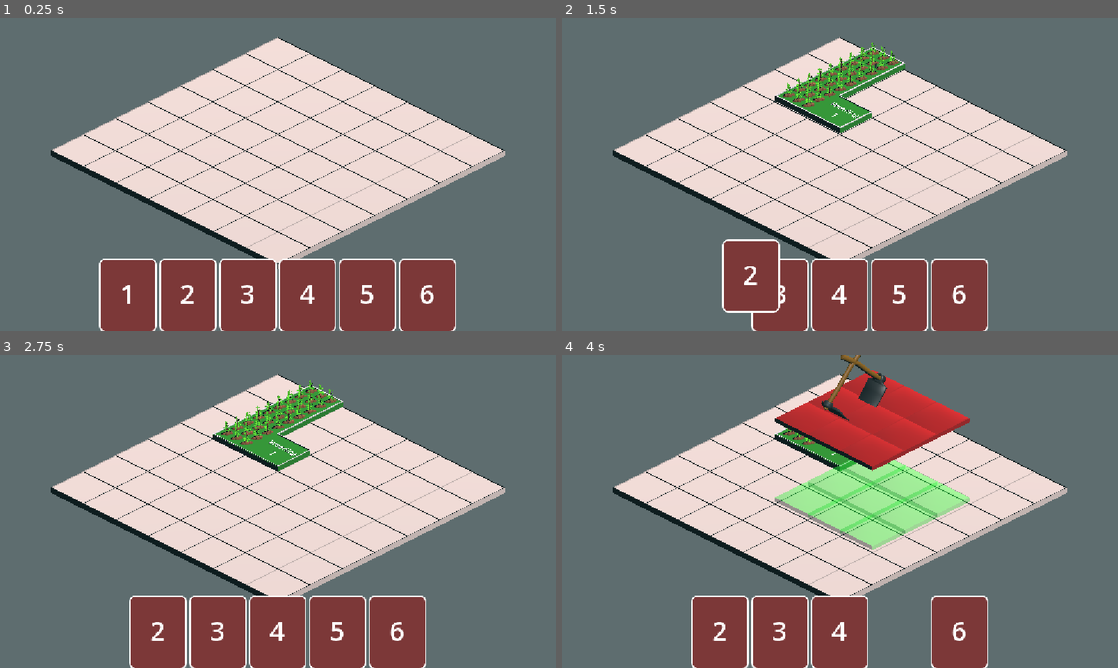
Above: before the commit, frames 1-4 (two rows, left to right).
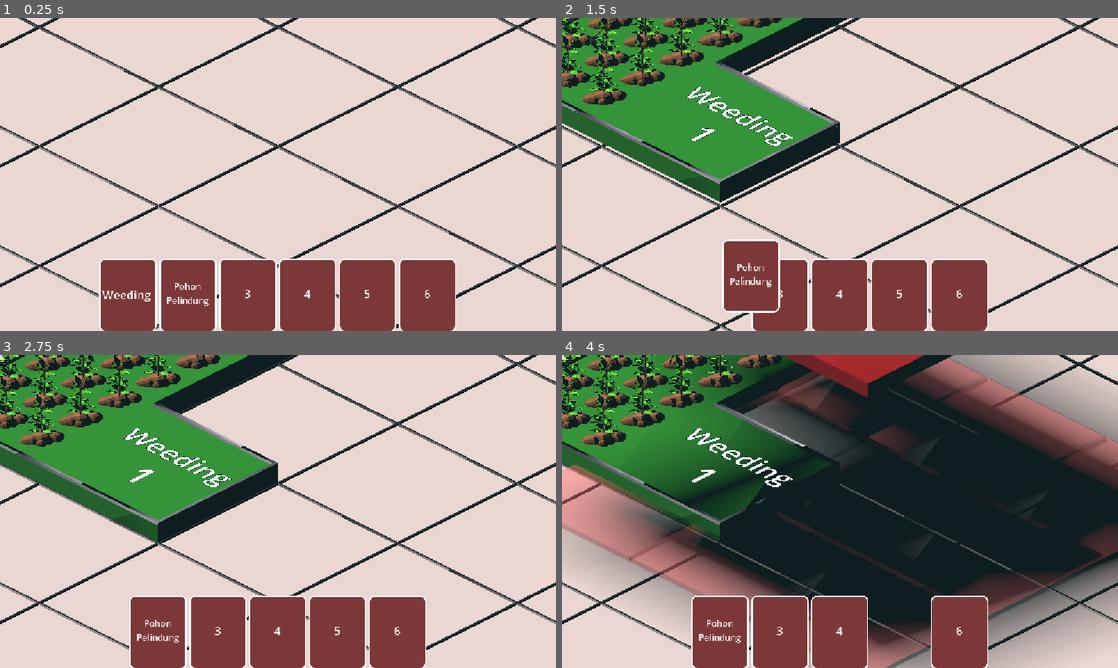
Above: after the commit, the same moments.

Repository: ATHARAIF/GHM-STUDIO
Game: Godot game, scene res://scenes/grounds/ground.tscn
The game is run twice, just before and just after one commit, with the same random seed, the same clock (stepped at 60 frames per second) and the same inputs.
Inputs (mouse positions are in pixels of both pictures, inside the frame that each line leads up to):
- Up to frame 1 (0.25 s): no input
- Up to frame 2 (1.5 s): tap Enter at 0.5 s; drag from (689, 293) to (895, 105) at 0.52 s; drag from (717, 293) to (812, 237) at 1.27 s
- Up to frame 3 (2.75 s): move the mouse to (216, 630) at 2.02 s; tap R (rotate) at 2.1 s; click (216, 630) at 2.17 s
- Up to frame 4 (4 s): tap Space at 2.75 s; drag from (840, 630) to (673, 464) at 2.77 s; drag from (901, 630) to (867, 511) at 3.52 s

The runs differ from the first frame. In frame 1, 59% of the frame differs, in the area x 0-100%, y 0-100%; in frame 2, 72%; in frame 3, 71%; in frame 4, 89%.

Commit message:
[CREATE] Model Gudang Level 1

Diff:
--- a/scenes/cards/card_hand.tscn
+++ b/scenes/cards/card_hand.tscn
@@ -11,7 +11,10 @@
 [sub_resource type="Theme" id="Theme_ybjhs"]
 
 [sub_resource type="LabelSettings" id="LabelSettings_ybjhs"]
-font_size = 54
+font_size = 24
+
+[sub_resource type="LabelSettings" id="LabelSettings_ryfwb"]
+font_size = 18
 
 [node name="CardHand" type="HBoxContainer" unique_id=1143458886]
 anchors_preset = 7
@@ -29,37 +32,38 @@
 theme = SubResource("Theme_ybjhs")
 alignment = 1
 
-[node name="card_weeding" parent="." unique_id=914919374 instance=ExtResource("1_cklld")]
+[node name="Weeding" parent="." unique_id=914919374 instance=ExtResource("1_cklld")]
 custom_minimum_size = Vector2(120, 150)
 layout_mode = 2
 tile_scene = ExtResource("4_wnc42")
 fade_duration = 0.1
 return_duration = 0.2
 
-[node name="Label" type="Label" parent="card_weeding" unique_id=1904207943]
+[node name="Label" type="Label" parent="Weeding" unique_id=1904207943]
 layout_mode = 0
-offset_left = 39.0
-offset_top = 36.0
-offset_right = 79.0
-offset_bottom = 110.0
-text = "1"
+offset_left = 6.0
+offset_top = 38.0
+offset_right = 107.0
+offset_bottom = 112.0
+text = "Weeding"
 label_settings = SubResource("LabelSettings_ybjhs")
 horizontal_alignment = 1
 vertical_alignment = 1
 
-[node name="Card2" parent="." unique_id=1168549735 instance=ExtResource("1_cklld")]
+[node name="Pohon pelindung" parent="." unique_id=1168549735 instance=ExtResource("1_cklld")]
 custom_minimum_size = Vector2(120, 150)
 layout_mode = 2
 tile_scene = ExtResource("3_sn7xr")
 
-[node name="Label" type="Label" parent="Card2" unique_id=1561940879]
+[node name="Label" type="Label" parent="Pohon pelindung" unique_id=1561940879]
 layout_mode = 0
-offset_left = 39.0
+offset_left = 15.0
 offset_top = 36.0
-offset_right = 79.0
+offset_right = 102.0
 offset_bottom = 110.0
-text = "2"
-label_settings = SubResource("LabelSettings_ybjhs")
+text = "Pohon
+Pelindung"
+label_settings = SubResource("LabelSettings_ryfwb")
 horizontal_alignment = 1
 vertical_alignment = 1
 
--- /dev/null
+++ b/scenes/environtment/warehouse.tscn
@@ -0,0 +1,5 @@
+[gd_scene format=3 uid="uid://d4k66hgy7flsd"]
+
+[ext_resource type="PackedScene" uid="uid://dqfuy4weq0vhj" path="res://assets/3D/buildings/warehouse.glb" id="1_2mvx0"]
+
+[node name="warehouse" unique_id=1577510470 instance=ExtResource("1_2mvx0")]
--- a/scenes/grounds/ground.tscn
+++ b/scenes/grounds/ground.tscn
@@ -90,12 +90,13 @@
 [node name="Camera3D" type="Camera3D" parent="." unique_id=395652961]
 transform = Transform3D(0.7071068, 0.3535534, -0.61237246, 0, 0.8660254, 0.50000006, 0.7071068, -0.3535534, 0.61237246, -16, 12.540001, 16)
 projection = 1
-size = 6.828
+size = 1.852
 
 [node name="DirectionalLight3D" type="DirectionalLight3D" parent="." unique_id=1108854080]
-transform = Transform3D(1, 0, 0, 0, 0.49999997, 0.86602545, 0, -0.86602545, 0.49999997, 0, 10, 12)
+transform = Transform3D(-0.12940955, 0.9659258, -0.22414389, 0.48296297, 0.25881907, 0.83651626, 0.8660254, 0, -0.50000006, -11, 5, -7)
 light_color = Color(1, 0.92, 0.92, 1)
 light_energy = 0.9
+shadow_enabled = true
 
 [node name="tile_grounds" type="Node3D" parent="." unique_id=865124454]
 
--- a/scenes/tiles/tile_card_2.tscn
+++ b/scenes/tiles/tile_card_2.tscn
@@ -1,6 +1,8 @@
 [gd_scene format=4 uid="uid://p28gc2yns503"]
 
 [ext_resource type="PackedScene" uid="uid://cjasilgvq4hxk" path="res://scenes/animated/moving_cube.tscn" id="1_767vw"]
+[ext_resource type="PackedScene" uid="uid://bdk741fhg4k35" path="res://assets/3D/environtment/tree/tree.glb" id="1_lmxkq"]
+[ext_resource type="PackedScene" uid="uid://dqfuy4weq0vhj" path="res://assets/3D/buildings/warehouse.glb" id="3_or161"]
 
 [sub_resource type="StandardMaterial3D" id="StandardMaterial3D_08wly"]
 resource_name = "Material"
@@ -35,16 +37,16 @@
 [node name="TileTest2" type="MeshInstance3D" parent="base tile" unique_id=1909925473]
 mesh = SubResource("ArrayMesh_08wly")
 
-[node name="TileTest5" type="MeshInstance3D" parent="base tile" unique_id=1007758836]
-transform = Transform3D(1, 0, 0, 0, 1, 0, 0, 0, 1, -1, 0, -1)
-mesh = SubResource("ArrayMesh_08wly")
-
-[node name="TileTest3" type="MeshInstance3D" parent="base tile" unique_id=1946115975]
-transform = Transform3D(1, 0, 0, 0, 1, 0, 0, 0, 1, -1, 0, -2)
-mesh = SubResource("ArrayMesh_08wly")
-
 [node name="decoration" type="Node3D" parent="." unique_id=1116567539]
 transform = Transform3D(1, 0, 0, 0, 1, 0, 0, 0, 1, 0, 0.090809196, 0)
 
+[node name="tree" parent="decoration" unique_id=1667725717 instance=ExtResource("1_lmxkq")]
+transform = Transform3D(0.70710677, 0.70710677, 0, -0.70710677, 0.70710677, 0, 0, 0, 1, 0, -0.090809196, -1)
+visible = false
+
 [node name="animation_test" parent="decoration" unique_id=1362533509 instance=ExtResource("1_767vw")]
 transform = Transform3D(0.2, 0, 0, 0, 0.2, 0, 0, 0, 0.2, -0.03199655, 0.35078, -0.85703015)
+visible = false
+
+[node name="warehouse" parent="." unique_id=1577510470 instance=ExtResource("3_or161")]
+transform = Transform3D(0.3, 0, 0, 0, 0.3, 0, 0, 0, 0.3, 0.016183138, 0.27850443, -0.28555867)
--- a/scripts/manager/PlacementManager.gd
+++ b/scripts/manager/PlacementManager.gd
@@ -209,7 +209,7 @@
 	final_pos.y += ground_top_offset + tile_bottom_offset
 	tile.rotation_degrees.y = rotation_steps * 90.0
 
-	# spawn di posisi ghost float (ngambang), baru animasi jatuh ke posisi final
+	# spawn di posisi ghost float (ngambang), baru animasi jatuh ke posisi final.
 	var start_pos = final_pos
 	start_pos.y += float_height
 	tile.global_position = start_pos
Not shown, added: assets/3D/buildings/warehouse.blend.import
Binary file added: assets/3D/buildings/warehouse.glb
Not shown, added: assets/3D/buildings/warehouse.glb.import
Not shown, added: assets/3D/buildings/warehouse.mtl
Not shown, added: assets/3D/buildings/warehouse.obj
Not shown, added: assets/3D/buildings/warehouse.obj.import
Not shown, added: assets/3D/buildings/warehouse.blend
Not shown, added: assets/3D/buildings/warehouse.blend1
